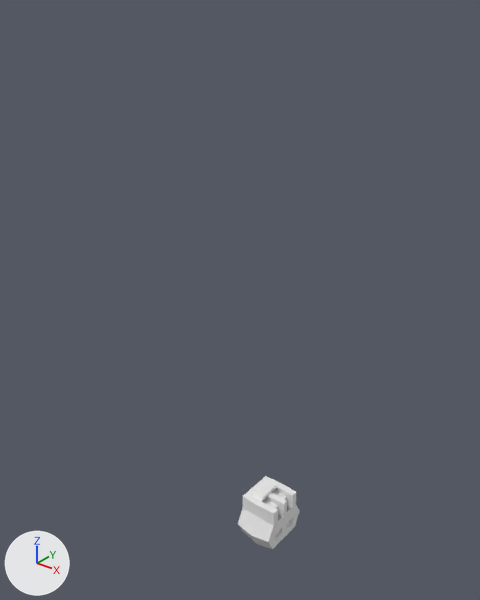
The Blender file Assets/Raw/Blender/skeleton.blend: old version first, new version second.
Both versions are drawn from a 50 mm lens placed at (15.5, -21.8, 25.7), pointed at (-1.5, -0.6, 12.6). The lights are fixed; the arrows at lower left show +X, +Y and +Z.
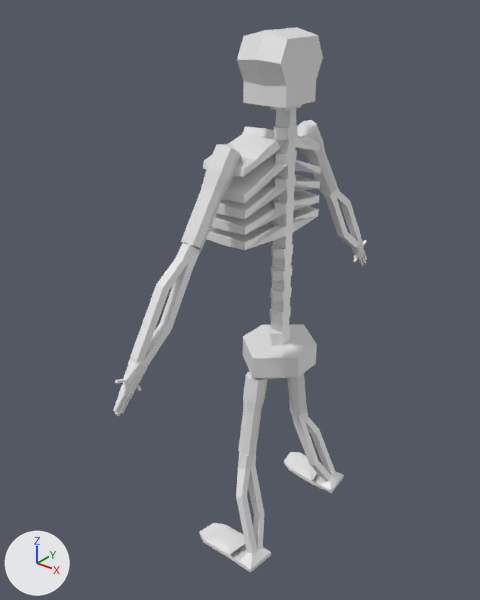
Commit message: added skeleton

What differs and where, as boxes (x1, y1, x2, y2) in the pictures (480 x 600 px):
'Cube', reshaped, moved, turned, modifiers changed: before (238, 476, 300, 549); after (113, 27, 367, 573)
part 1 of me_cube, added: after (113, 27, 367, 573)

Patch to the scene script:
```diff
--- a/Assets/Raw/Blender/skeleton.blend.py
+++ b/Assets/Raw/Blender/skeleton.blend.py
@@ me_cube @@
 # used by ob_cube; location = (0.0, 0.0, 0.0)
-me_cube.from_pydata(...)  # 117 vertices, 104 faces; spans x -1.0..1.0, y -1.53..0.0, z -1.01..1.83
+me_cube.from_pydata(...)  # 1362 vertices, 1560 faces; spans x -2.1..1.8, y -9.19..9.19, z -1.01..22.14
+# me_cube part 1: 1245 vertices added at x -2.1..1.8, y -9.19..9.19, z -1.01..22.14
 me_cube.materials.append(mat_material)
@@ ob_cube @@
 ob_cube = bpy.data.objects.new('Cube', me_cube)
-ob_cube.location = (0.0, 0.0, 0.0)
-_m = ob_cube.modifiers.new('Mirror', 'MIRROR')
-_m.use_axis = (False, True, False)
-_m.use_clip = True
+ob_cube.location = (0.0, 0.0, 23.0)
+ob_cube.rotation_euler = (0.0, -3.142, 0.0)  # degrees (0, -180, 0)
```
